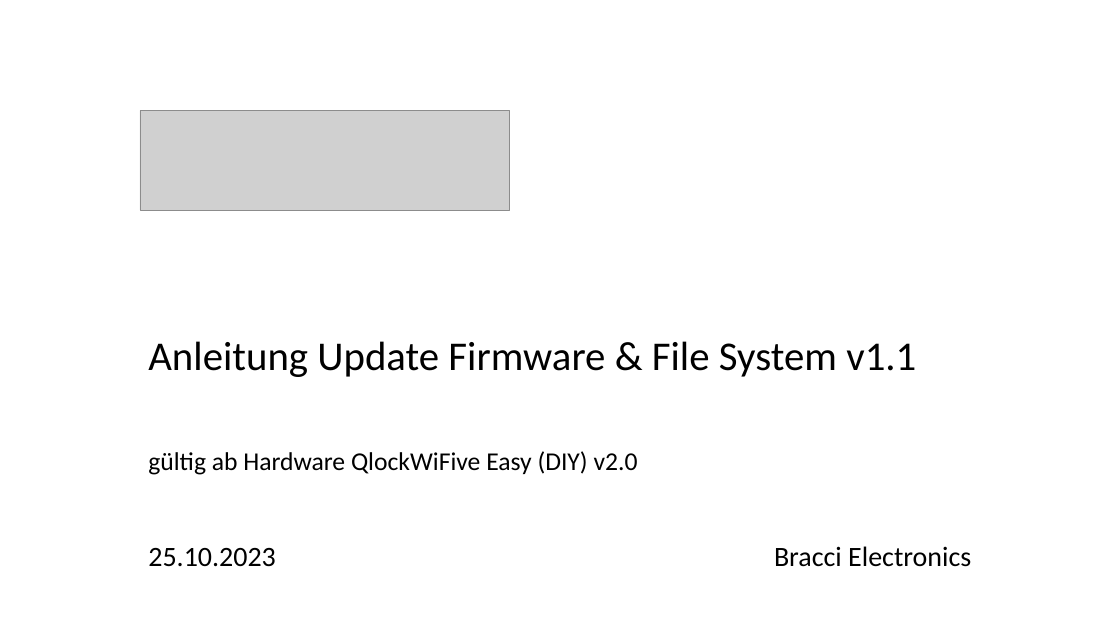
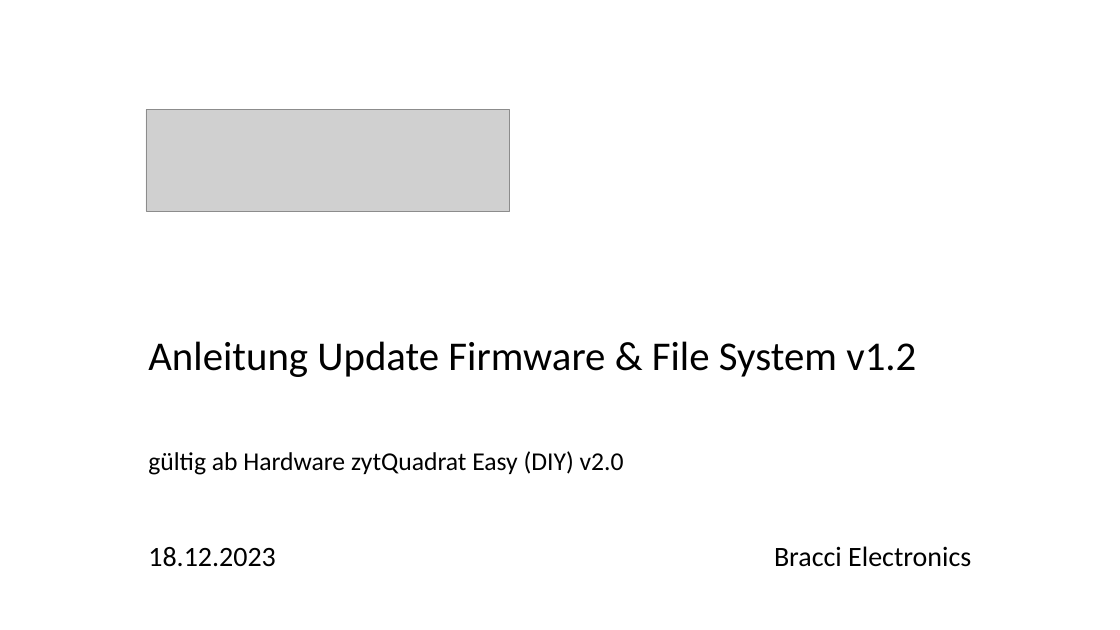
Before and after one commit to crianer/Qlockwork, a slide deck: slide 1 of misc/Instruction/Anleitung_Update_zytQuadrat_2_Firmware_FileSystem.pptx. Drawn at 1120x630 pixels with LibreOffice and Linux fonts; fonts in the diff are those of the drawing; grey boxes stand for pictures. Boxes give left, top, right and bottom in pixels: in the first picture for what was removed or moved away, otherwise in the second. Text is boxed around its words. In the diff, an @@ line names an element or a change of style, - is before the commit and + after.

```diff
--- a/misc/Instruction/Anleitung_Update_zytQuadrat_2_Firmware_FileSystem.pptx
+++ b/misc/Instruction/Anleitung_Update_zytQuadrat_2_Firmware_FileSystem.pptx
@@ picture: place and size @@
-picture at box(140, 111, 510, 210)
+picture at box(146, 110, 510, 212)
@@ subtitle at box(148, 341, 916, 475): text changed @@
-Anleitung Update Firmware & File System v1.1
-gültig ab Hardware QlockWiFive Easy (DIY) v2.0
+Anleitung Update Firmware & File System v1.2
+gültig ab Hardware zytQuadrat Easy (DIY) v2.0
@@ text at box(148, 547, 276, 567): text changed @@
-25.10.2023
+18.12.2023
```
Also in this commit, not shown: 3 other slides changed, 4 other files.
